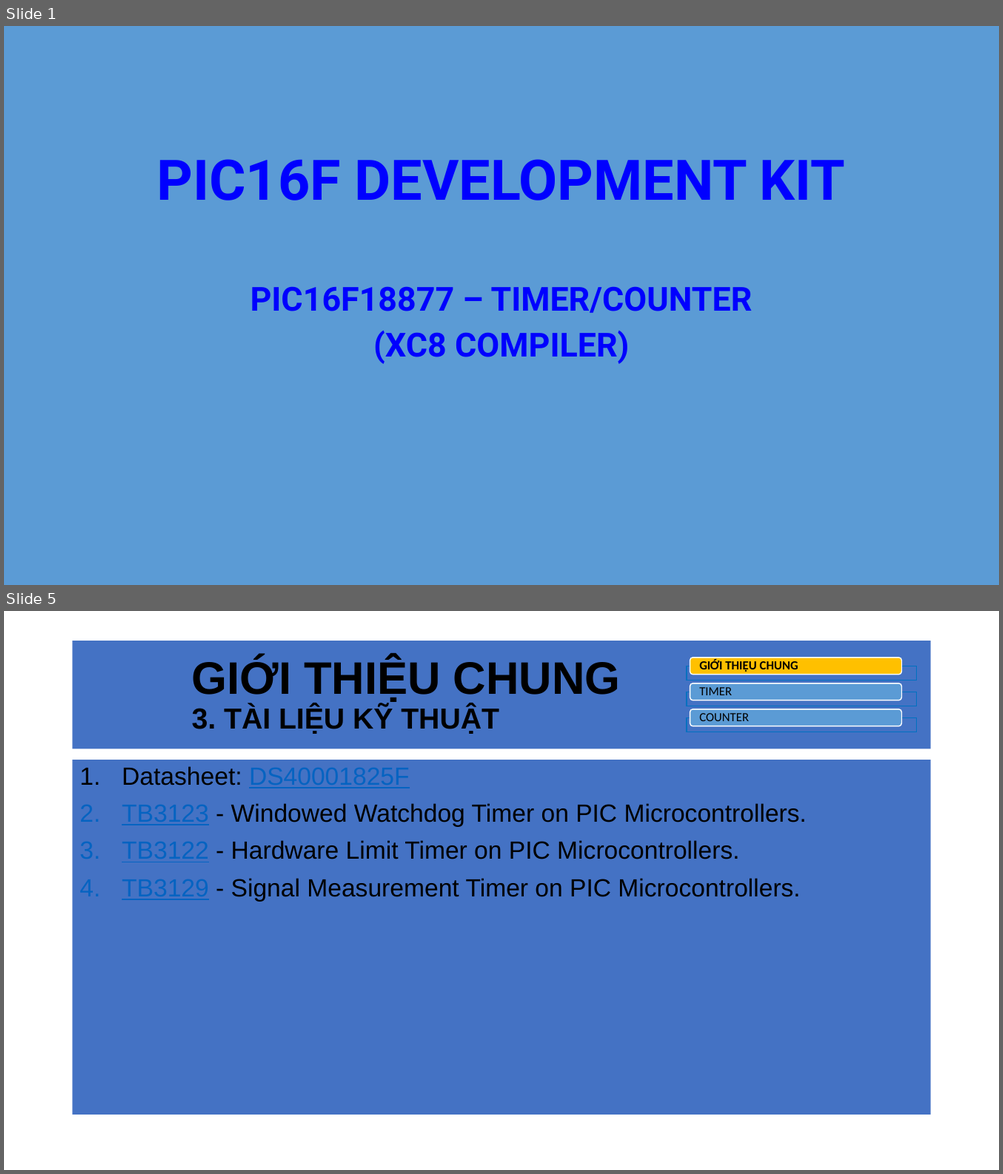
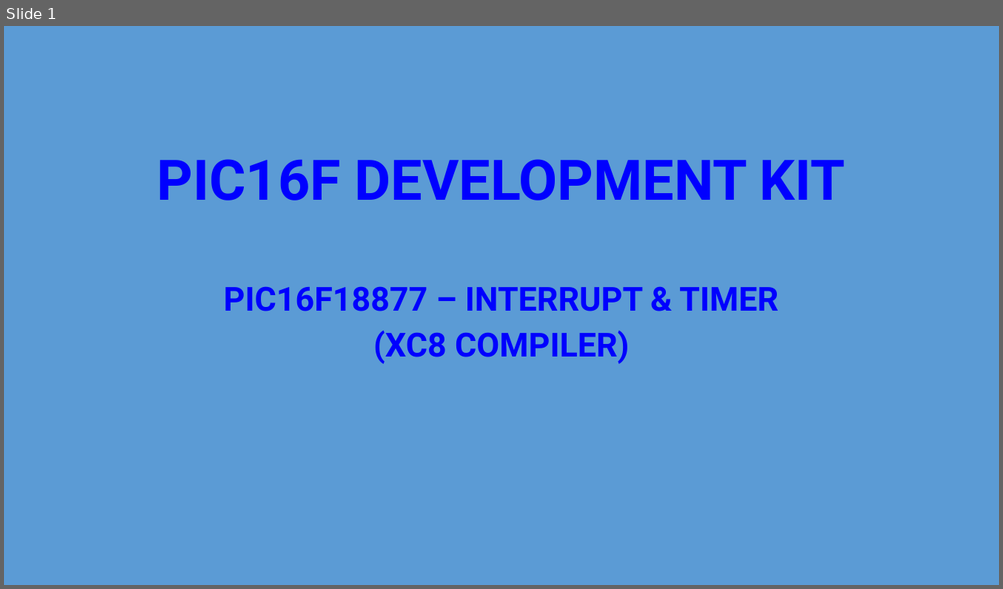
Before and after one commit to sampidevkit/PIC16FDevKit, a slide deck: TUT/B03_Timer/Timer.pptx. Shown one above the other, each under a label of ours: slides 1 and 5 before the commit, slide 1 after it; the slides between them are not shown. The pictures are 1003x1174 and 1003x589 pixels, drawn with LibreOffice and Linux fonts; fonts in the diff are those of the drawing; grey boxes stand for pictures; background and template pictures are left out. Boxes give left, top, right and bottom in pixels: in the first picture for what was removed or moved away, otherwise in the second. Text is boxed around its words. In the diff, an @@ line names an element or a change of style, - is before the commit and + after.

Commit message:
Present 2: Timer - update 2

```diff
--- a/TUT/B03_Timer/Timer.pptx
+++ b/TUT/B03_Timer/Timer.pptx
@@ slide 5 removed at box(4, 611, 999, 1170), background #FFFFFF @@
@@ title removed at box(73, 641, 930, 749) @@
-GIỚI THIỆU CHUNG
-3. TÀI LIỆU KỸ THUẬT
@@ group removed at box(687, 658, 916, 732): 3 rectangles, 3 freeform shapes @@
-GIỚI THIỆU CHUNG
-TIMER
-COUNTER
@@ text removed at box(73, 760, 930, 1116) @@
-1. Datasheet: DS40001825F
-2. TB3123 - Windowed Watchdog Timer on PIC Microcontrollers.
-3. TB3122 - Hardware Limit Timer on PIC Microcontrollers.
-4. TB3129 - Signal Measurement Timer on PIC Microcontrollers.
@@ slide 1 changed as well @@
@@ subtitle at box(224, 286, 778, 312): text changed @@
-PIC16F18877 – TIMER/COUNTER
+PIC16F18877 – INTERRUPT & TIMER
```
Also in this commit, not shown: 1 other slide changed, 6 slides added, 8 other slides removed, 11 other files.
